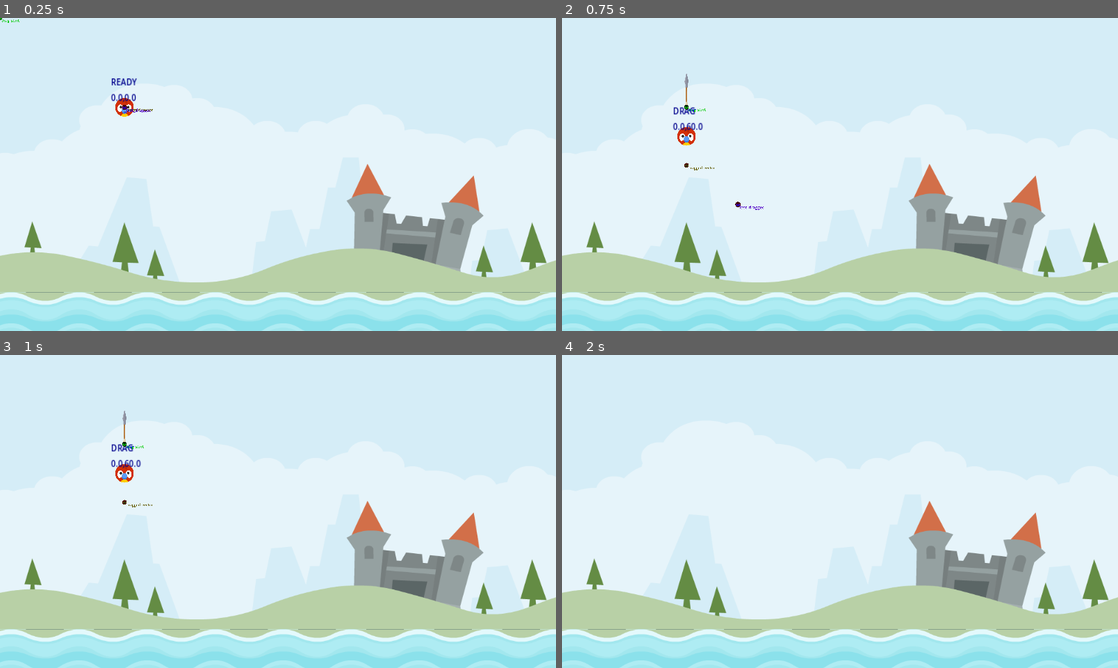
Above: before the commit, frames 1-4 (two rows, left to right).
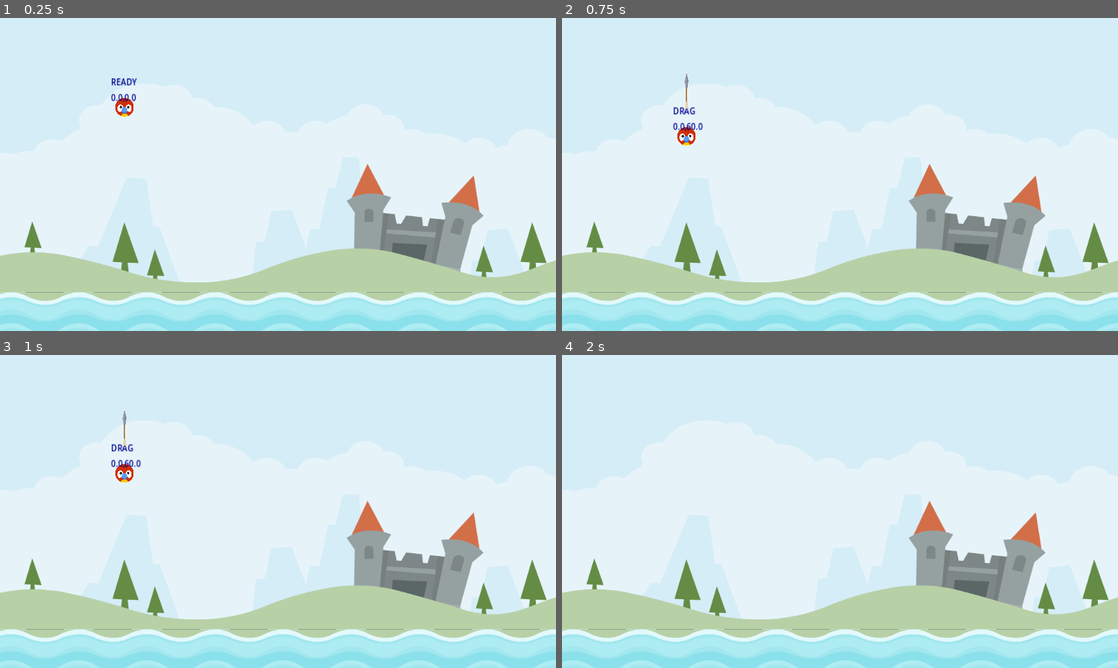
Above: after the commit, the same moments.

Repository: EmmanuelBarboza/AngryAnimals
Game: Godot game, scene res://Scenes/Level/level.tscn
Two runs of this game, one before a commit and one after it. Both use one fixed random seed, a clock stepped at 60 frames per second and the inputs below.
Inputs (mouse positions are in pixels of both pictures, inside the frame that each line leads up to):
- Up to frame 1 (0.25 s): no input
- Up to frame 2 (0.75 s): tap Enter at 0.5 s; drag from (684, 108) to (840, 309) at 0.52 s
- Up to frame 3 (1 s): no input
- Up to frame 4 (2 s): drag from (728, 527) to (840, 646) at 1.27 s

The runs differ from the first frame. In frame 1, less than 0.1% of the frame differs, in the area x 0-28%, y 0-31%; in frame 2, less than 0.1%, in the area x 22-37%, y 27-62%; in frame 3, less than 0.1%; in frame 4, nothing differs.

Commit message:
Added collision with the cups
-Added sound when hitting an object

Diff:
--- a/Scenes/Animal/animal.gd
+++ b/Scenes/Animal/animal.gd
@@ -17,6 +17,7 @@
 @onready var stretch_sound: AudioStreamPlayer2D = $StretchSound
 @onready var arrow: Sprite2D = $Arrow
 @onready var launch_sound: AudioStreamPlayer2D = $LaunchSound
+@onready var kick_sound: AudioStreamPlayer2D = $KickSound
 
 
 @onready var sprite_start: Sprite2D = $Sprite2D2
@@ -31,11 +32,11 @@
 var _dragged_vector: Vector2 = Vector2.ZERO
 var _last_dragged_vector: Vector2 = Vector2.ZERO
 var _arrow_scale_x: float = 0.0
+var _last_collision_count: int = 0
 
 
 
 
-# Called when the node enters the scene tree for the first time.
 func _ready() -> void:
 	_arrow_scale_x = arrow.scale.x #Escala base de la flecha
 	arrow.hide()
@@ -133,11 +134,23 @@
 	drag_in_limits()
 	scale_arrow()
 
+func play_collision() -> void:
+	if (_last_collision_count == 0 and
+		get_contact_count() > 0 and kick_sound.playing == false):
+			kick_sound.play()
+
+	_last_collision_count = get_contact_count()
+
+func update_flight() -> void:
+	play_collision()
+
 func update(_delta: float) -> void:
 	#Actualiza que hace el animal segun su estado
 	match  _state:
 		ANIMAL_STATE.DRAG:
 			update_drag()
+		ANIMAL_STATE.RELEASE:
+			update_flight()
 
 func _on_screen_exited() -> void:
 	#Cuando el animal sale de la pantalla lo despawneamos
@@ -156,3 +169,12 @@
 	#El estadoa a drag
 	if _state == ANIMAL_STATE.READY and event.is_action_pressed("drag"):
 		set_new_state(ANIMAL_STATE.DRAG)
+
+
+
+func _on_sleeping_state_changed() -> void:
+	#Cuando el animal entre en sleeping state
+	#osea que no esta en movimiento
+	#lo despawneamos con una deffered call para evitar conflictos con las fisicas
+	if sleeping == true:
+		call_deferred("despawn")
--- a/Scenes/Animal/animal.tscn
+++ b/Scenes/Animal/animal.tscn
@@ -1,18 +1,26 @@
-[gd_scene load_steps=8 format=3 uid="uid://b5f11edk3xq2k"]
+[gd_scene load_steps=10 format=3 uid="uid://b5f11edk3xq2k"]
 
 [ext_resource type="Script" path="res://Scenes/Animal/animal.gd" id="1_2mmnw"]
 [ext_resource type="Texture2D" uid="uid://dvbfm1b2qghit" path="res://assets/player/parrot.png" id="1_5aqur"]
 [ext_resource type="Texture2D" uid="uid://8e3nd1dsnd7s" path="res://assets/items/arrow.png" id="3_3dvyk"]
 [ext_resource type="AudioStream" uid="uid://x2hd4deyb6rk" path="res://assets/audio/stretch2.ogg" id="4_13rrd"]
+[ext_resource type="AudioStream" uid="uid://c3x1flwo5lkan" path="res://assets/audio/kick_wood.ogg" id="4_r3oa1"]
 [ext_resource type="Texture2D" uid="uid://d0cpa72o8lfkm" path="res://icon.svg" id="5_6pp44"]
 [ext_resource type="AudioStream" uid="uid://ckimiwt4ttmr" path="res://assets/audio/catapult.ogg" id="5_dow18"]
+
+[sub_resource type="PhysicsMaterial" id="PhysicsMaterial_ffvo1"]
+bounce = 0.3
 
 [sub_resource type="CircleShape2D" id="CircleShape2D_1x221"]
 radius = 19.5
 
 [node name="Animal" type="RigidBody2D"]
 input_pickable = true
+physics_material_override = SubResource("PhysicsMaterial_ffvo1")
+sleeping = true
 freeze = true
+contact_monitor = true
+max_contacts_reported = 1
 script = ExtResource("1_2mmnw")
 
 [node name="Sprite2D" type="Sprite2D" parent="."]
@@ -39,6 +47,9 @@
 texture = ExtResource("3_3dvyk")
 offset = Vector2(150, 0)
 
+[node name="KickSound" type="AudioStreamPlayer2D" parent="."]
+stream = ExtResource("4_r3oa1")
+
 [node name="StretchSound" type="AudioStreamPlayer2D" parent="."]
 stream = ExtResource("4_13rrd")
 
@@ -46,6 +57,7 @@
 stream = ExtResource("5_dow18")
 
 [node name="Sprite2D2" type="Sprite2D" parent="."]
+visible = false
 modulate = Color(0, 0, 1, 1)
 scale = Vector2(0.075, 0.075)
 texture = ExtResource("5_6pp44")
@@ -57,6 +69,7 @@
 text = "_start"
 
 [node name="Sprite2D3" type="Sprite2D" parent="."]
+visible = false
 modulate = Color(0, 0.792157, 0, 1)
 scale = Vector2(0.075, 0.075)
 texture = ExtResource("5_6pp44")
@@ -68,6 +81,7 @@
 text = "_drag_start"
 
 [node name="Sprite2D4" type="Sprite2D" parent="."]
+visible = false
 modulate = Color(0.376547, 0.342273, 0, 1)
 scale = Vector2(0.075, 0.075)
 texture = ExtResource("5_6pp44")
@@ -79,6 +93,7 @@
 text = "_dragged_vector"
 
 [node name="Sprite2D5" type="Sprite2D" parent="."]
+visible = false
 modulate = Color(0.311908, 0.000811484, 0.774166, 1)
 scale = Vector2(0.085, 0.085)
 texture = ExtResource("5_6pp44")
@@ -90,4 +105,5 @@
 text = "_last_dragged"
 
 [connection signal="input_event" from="." to="." method="_on_input_event"]
+[connection signal="sleeping_state_changed" from="." to="." method="_on_sleeping_state_changed"]
 [connection signal="screen_exited" from="OnScreenNotifier" to="." method="_on_screen_exited"]
--- a/Scenes/Enviroment/cup.tscn
+++ b/Scenes/Enviroment/cup.tscn
@@ -1,3 +1,26 @@
-[gd_scene format=3 uid="uid://c5ru3o7veea70"]
+[gd_scene load_steps=3 format=3 uid="uid://c5ru3o7veea70"]
+
+[ext_resource type="Texture2D" uid="uid://doflm0wtw833b" path="res://assets/env/elementWood004.png" id="1_sbud4"]
+[ext_resource type="Texture2D" uid="uid://wfgflesnuyln" path="res://assets/env/elementWood015.png" id="2_tarak"]
 
 [node name="Cup" type="StaticBody2D"]
+
+[node name="Sprites" type="Node2D" parent="."]
+position = Vector2(-2, -2)
+scale = Vector2(0.5, 0.5)
+
+[node name="Sprite2D" type="Sprite2D" parent="Sprites"]
+position = Vector2(-71, -68)
+texture = ExtResource("1_sbud4")
+
+[node name="Sprite2D2" type="Sprite2D" parent="Sprites"]
+position = Vector2(72, -68)
+texture = ExtResource("1_sbud4")
+flip_h = true
+
+[node name="Sprite2D3" type="Sprite2D" parent="Sprites"]
+texture = ExtResource("2_tarak")
+
+[node name="CollisionPolygon2D" type="CollisionPolygon2D" parent="."]
+position = Vector2(0, -1)
+polygon = PackedVector2Array(-55, -54, -57, 16, 53, 17, 52, -56, 17, -20, -20, -20)
--- a/Scenes/Level/level.tscn
+++ b/Scenes/Level/level.tscn
@@ -1,8 +1,9 @@
-[gd_scene load_steps=4 format=3 uid="uid://84604fgv5ygt"]
+[gd_scene load_steps=5 format=3 uid="uid://84604fgv5ygt"]
 
 [ext_resource type="Script" path="res://Scenes/Level/level.gd" id="1_1iljj"]
 [ext_resource type="Texture2D" uid="uid://dlbt2qlq1ajw4" path="res://assets/scene/colored_castle.png" id="1_oam42"]
 [ext_resource type="PackedScene" uid="uid://bvxuy60t4crvd" path="res://Scenes/Enviroment/Water.tscn" id="2_xiycq"]
+[ext_resource type="PackedScene" uid="uid://c5ru3o7veea70" path="res://Scenes/Enviroment/cup.tscn" id="4_8w3hl"]
 
 [node name="Level" type="Node2D"]
 script = ExtResource("1_1iljj")
@@ -23,4 +24,13 @@
 wait_time = 2.5
 one_shot = true
 
+[node name="Cup" parent="." instance=ExtResource("4_8w3hl")]
+position = Vector2(606, 196)
+
+[node name="Cup2" parent="." instance=ExtResource("4_8w3hl")]
+position = Vector2(476, 337)
+
+[node name="Cup3" parent="." instance=ExtResource("4_8w3hl")]
+position = Vector2(315, 455)
+
 [connection signal="timeout" from="AnimalRespawn" to="." method="_on_animal_respawn_timeout"]
